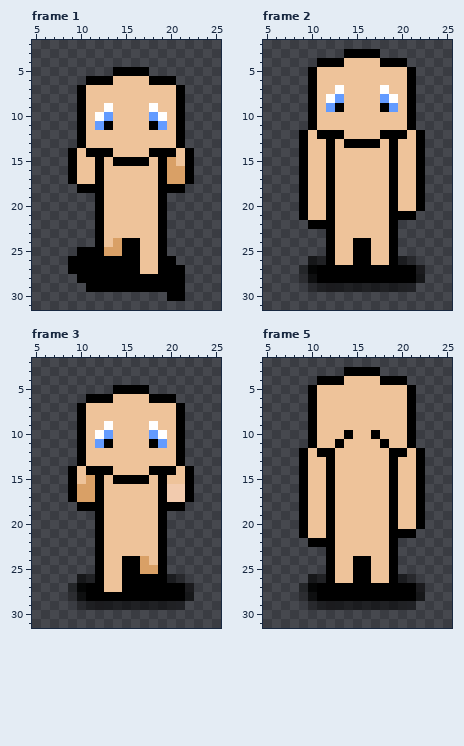
Pixel-art file: Assets/Art/Sprites/TestSprite.aseprite. Above is the file before it was changed.
32x32 pixels, 24 frames. Pixels under 10% opacity are left out. Colours within 5 levels of each other are drawn and written as one. Shown: frame 1: x 5..25, y 2..31; frame 2: x 5..25, y 2..31; frame 3: x 5..25, y 2..31; frame 5: x 5..25, y 2..31. The commit also changed other frames, which this record leaves out.
After the commit:
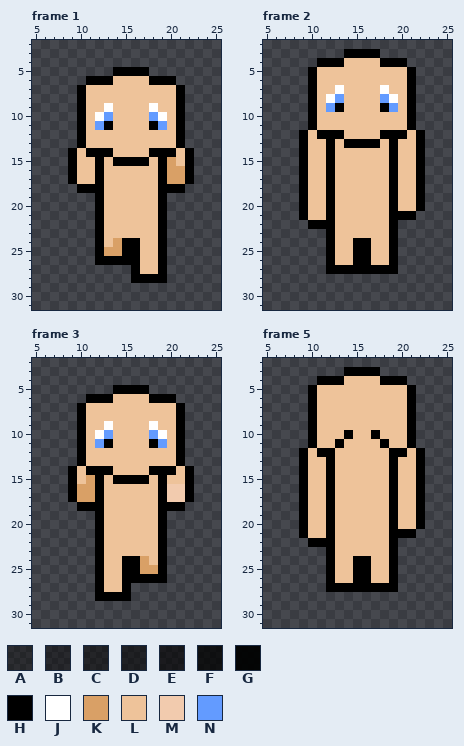
Palette (. is transparent): A #0000005f  B #0000006d  C #0000007d  D #00000089  E #0000009e  F #000000c0  G #000000ef  H #000000  J #ffffff  K #d9a066  L #eec39a  M #f2cbae  N #639bff
From old to new:
layer "Shadow" now hidden
Frame 1:
Colour H is removed in row 25 at x 10 to 11; in row 26 at x 9 to 11 and 20; in row 27 at x 9 to 15 and 20 to 21; in row 28 at x 10 to 15 and 20 to 21; in row 29 at x 11 to 21; in row 30 at x 20 to 21.
Frame 2:
Colour A is removed in rows 27 to 28 at x 9.
Colour B is removed in row 26 at x 21; in row 29 at x 10 and 21.
Colour C is removed in row 29 at x 11.
Colour D is removed in row 26 at x 11 and 20; in row 29 at x 13 to 20.
Colour E is removed in row 26 at x 10; in rows 27 to 28 at x 22; in row 29 at x 12.
Colour F is removed in row 28 at x 10.
Colour G is removed in row 27 at x 10.
Colour H is removed in row 27 at x 11 and 20 to 21; in row 28 at x 11 to 21.
Frame 3:
Colour A is removed in rows 27 to 28 at x 9.
Colour B is removed in row 26 at x 21; in row 29 at x 10 and 21.
Colour C is removed in row 29 at x 11.
Colour D is removed in row 26 at x 11 and 20; in row 29 at x 13 to 20.
Colour E is removed in row 26 at x 10; in rows 27 to 28 at x 22; in row 29 at x 12.
Colour F is removed in row 28 at x 10.
Colour G is removed in row 27 at x 10.
Colour H is removed in rows 27 to 28 at x 11 and 16 to 21.
Frame 5: the same change as frame 2
